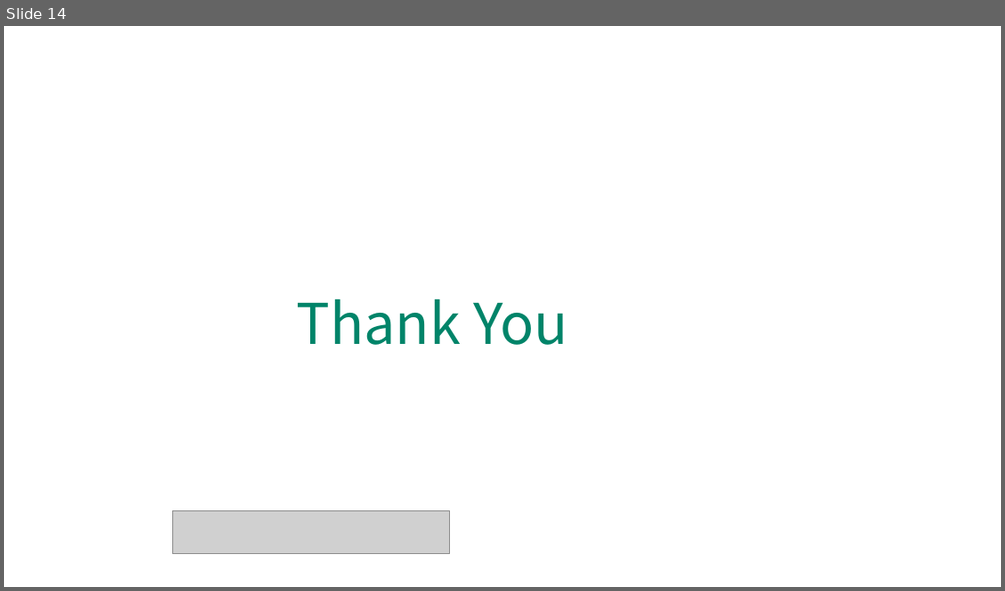
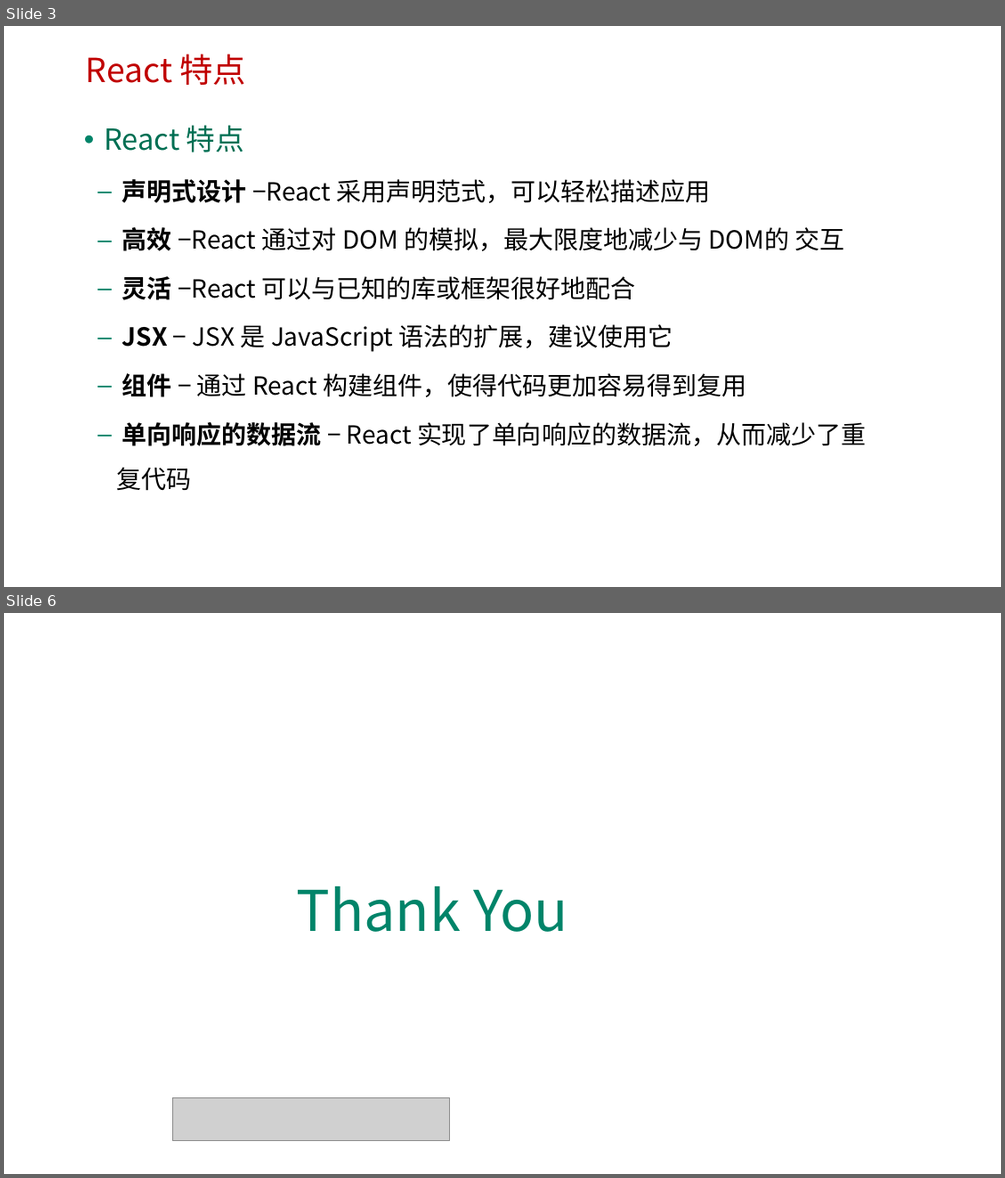
Before and after one commit to HL1115/react, a slide deck: reactjs/ppt/1-1 React简介.pptx. Shown one above the other, each under a label of ours: slide 14 before the commit, slides 3 and 6 after it; the slides between them are not shown. The pictures are 1005x591 and 1005x1178 pixels, drawn with LibreOffice and Linux fonts; fonts in the diff are those of the drawing; grey boxes stand for pictures; background and template pictures are left out. Boxes give left, top, right and bottom in pixels: in the first picture for what was removed or moved away, otherwise in the second. Text is boxed around its words. In the diff, an @@ line names an element or a change of style, - is before the commit and + after.

```diff
--- a/reactjs/ppt/1-1 React简介.pptx
+++ b/reactjs/ppt/1-1 React简介.pptx
@@ slide 3 added at (x1=4, y1=26, x2=1001, y2=587), background picture (left out) @@
@@ text added at (x1=86, y1=54, x2=247, y2=85), 32 pt, text #C00000 @@
+React 特点
@@ text added at (x1=104, y1=125, x2=866, y2=491), 24 pt, text #000000 @@
+• React 特点
+  – 声明式设计 −React 采用声明范式，可以轻松描述应用
+  – 高效 −React 通过对 DOM 的模拟，最大限度地减少与 DOM的 交互
+  – 灵活 −React 可以与已知的库或框架很好地配合
+  – JSX − JSX 是 JavaScript 语法的扩展，建议使用它
+  – 组件 − 通过 React 构建组件，使得代码更加容易得到复用
+  – 单向响应的数据流 − React 实现了单向响应的数据流，从而减少了重复代码
@@ what was slide 14 is now slide 6 @@
```
Also in this commit, not shown: 1 slide changed, 3 other slides added, 12 slides removed, 1 other file.
